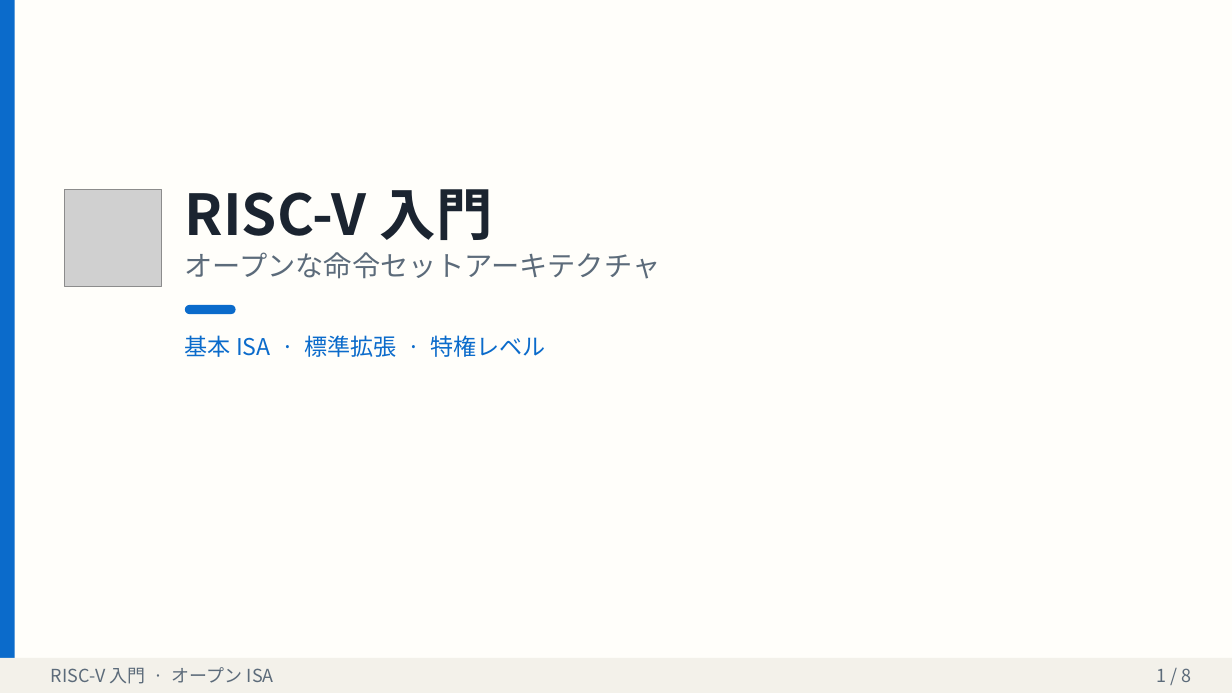
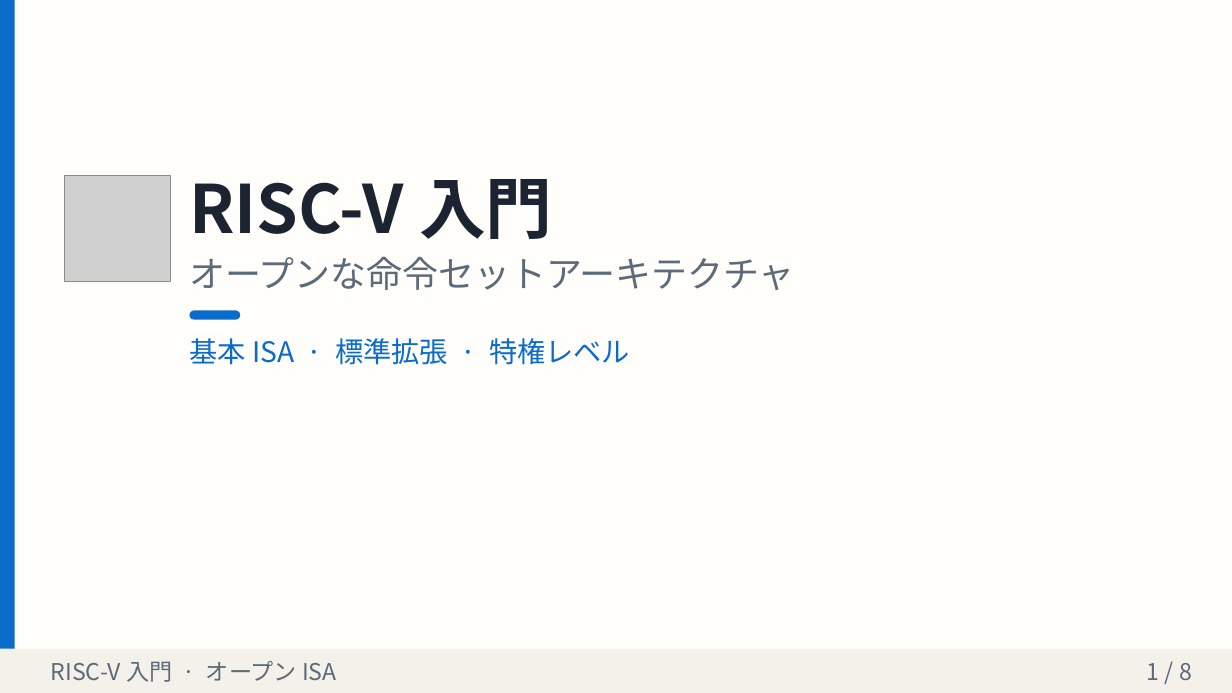
Before and after one commit to shotaminato/create-slides, a slide deck: slide 1 of examples/sample-deck.pptx. Drawn at 1232x693 pixels with LibreOffice and Linux fonts; fonts in the diff are those of the drawing; grey boxes stand for pictures. Boxes give left, top, right and bottom in pixels: in the first picture for what was removed or moved away, otherwise in the second. Text is boxed around its words. In the diff, an @@ line names an element or a change of style, - is before the commit and + after.

```diff
--- a/examples/sample-deck.pptx
+++ b/examples/sample-deck.pptx
@@ picture: place and size @@
-picture at bbox=[65, 189, 162, 287]
+picture at bbox=[65, 176, 171, 282]
@@ text "RISC-V 入門": place and size @@
-text "RISC-V 入門" at bbox=[185, 189, 493, 240]
+text "RISC-V 入門" at bbox=[189, 179, 552, 239]
@@ text "RISC-V 入門" at bbox=[189, 179, 552, 239]: size 44 to 52 pt @@
@@ text "オープンな命令セットアーキテクチャ" at bbox=[189, 256, 794, 290]: size 22 to 28 pt @@
@@ rounded rectangle: place and size @@
-rounded rectangle at bbox=[185, 305, 236, 314]
+rounded rectangle at bbox=[189, 311, 240, 320]
@@ text "基本 ISA · 標準拡張 · ..." at bbox=[189, 338, 630, 365]: size 18 to 22 pt @@
@@ rectangle: place and size @@
-rectangle at bbox=[0, 658, 1232, 693]
+rectangle at bbox=[0, 649, 1232, 693]
@@ text "RISC-V 入門 · オープン ISA" at bbox=[51, 661, 337, 682]: size 14 to 18 pt @@
@@ text "1 / 8": place and size @@
-text "1 / 8" at bbox=[1157, 668, 1192, 682]
+text "1 / 8" at bbox=[1147, 663, 1192, 680]
@@ text "1 / 8" at bbox=[1147, 663, 1192, 680]: size 14 to 18 pt @@
```
Also in this commit, not shown: 7 other slides changed, 13 other files.
